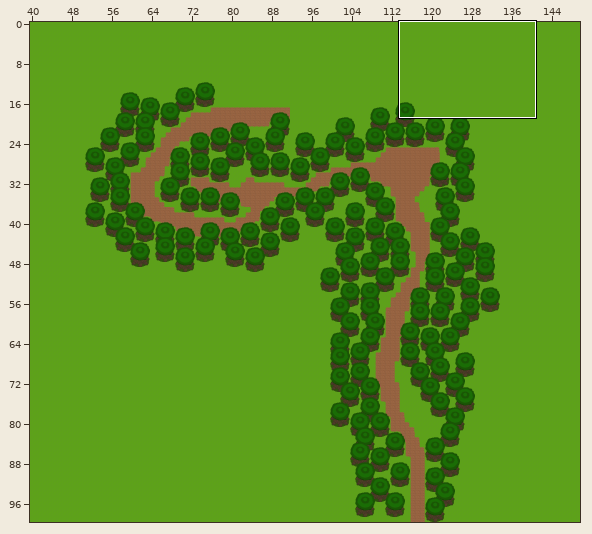
Two states of a Tiled map, game/assets/area1.tmx. The first picture is a wide view before the edit; the outline marks the close-up.
Close-up. Old version:
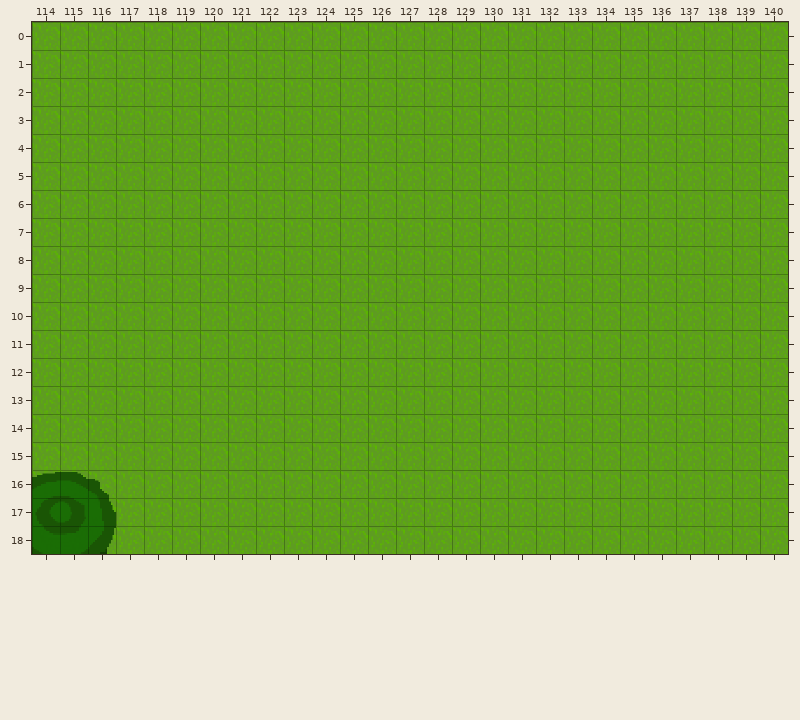
Cells are 32x32 px. Shown: x 114..140, y 0..18. The commit also changed other parts of the map, which this record leaves out.
Once edited:
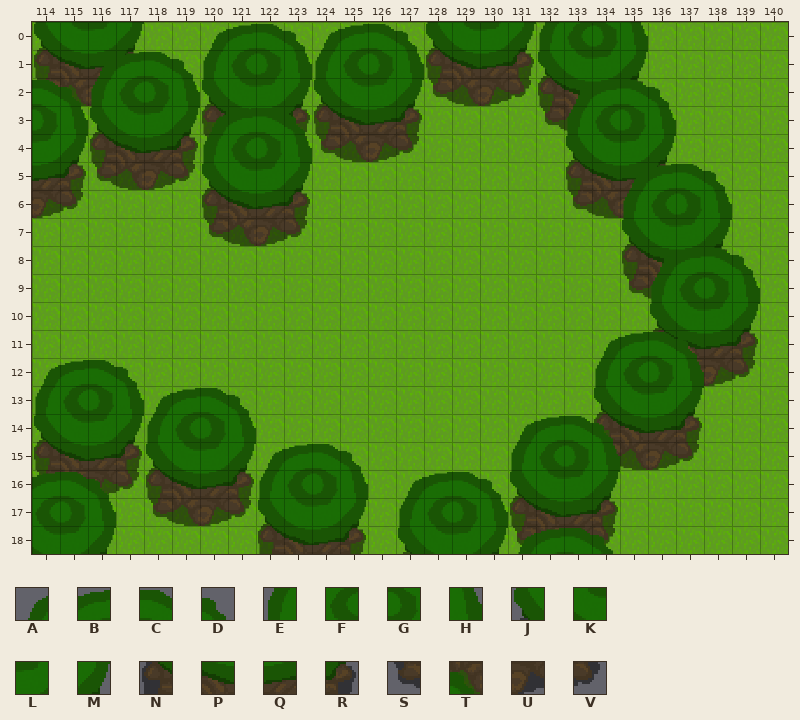
Key: from "tileset32": A 6, B 7, C 8, D 9, E 16, F 17, G 18, H 19, J 26, K 27, L 28, M 29, N 36, P 37, Q 38, R 39, S 46, T 47, U 48, V 49.
_ is an empty cell, . an unchanged one.
See-through tiles are keyed as they look on the map.
The edit:
--- layer "world_bottom"
@@ x 114..138 @@
- 1 ____..........____.......
- 2 ___...........________...
- 3 ......________....__.....
- 4 .._____.._____...........
- 5 ______.............____..
- 6 __....____.........___...
- 7 ......____...............
- 8 .....................____
- 9 .....................__..
+ 1 NPQR..........NPQR.......
+ 2 STU...........STUVNPQR...
+ 3 ......NPQRNPQR....ST.....
+ 4 ..NPQRS..VSTUV...........
+ 5 QRSTUV.............NPQR..
+ 6 UV....NPQR.........STU...
+ 7 ......STUV...............
+ 8 .....................NPQR
+ 9 .....................ST..
@@ x 136..139 @@
-11 ____
-12 .___
+11 NPQR
+12 .TUV
@@ x 114..137 @@
-14 ....................____
-15 ____................____
-16 ________................
-17 ....____.........____...
-18 ........____.....____...
+14 ....................NPQR
+15 NPQR................STUV
+16 STUVNPQR................
+17 ....STUV.........NPQR...
+18 ........NPQR.....STUV...
--- layer "world"
@@ x 114..139 @@
- 0 ____..________________....
- 1 ..____________....____....
- 2 ______________.....____...
- 3 __________.........____...
- 4 __....____.........____...
- 5 ......____...........____.
- 6 .....................____.
- 7 .....................____.
- 8 ......................____
- 9 ......................____
-10 ......................____
-11 ....................____..
-12 ____................____..
-13 ________............____..
-14 ________.........____.....
-15 ....________.....____.....
-16 ........____.________.....
-17 ........____.____.........
-18 .............________.....
+ 0 JKLM..ABCDABCDJKLMEFGH....
+ 1 ..ABCDEFGHEFGH....JKLM....
+ 2 CDEFGHJKLMJKLM.....ABCD...
+ 3 GHJKLMABCD.........EFGH...
+ 4 LM....EFGH.........JKLM...
+ 5 ......JKLM...........ABCD.
+ 6 .....................EFGH.
+ 7 .....................JKLM.
+ 8 ......................ABCD
+ 9 ......................EFGH
+10 ......................JKLM
+11 ....................ABCD..
+12 ABCD................EFGH..
+13 EFGHABCD............JKLM..
+14 JKLMEFGH.........ABCD.....
+15 ....JKLMABCD.....EFGH.....
+16 ........EFGH.ABCDJKLM.....
+17 ........JKLM.EFGH.........
+18 .............JKLMABCD.....
